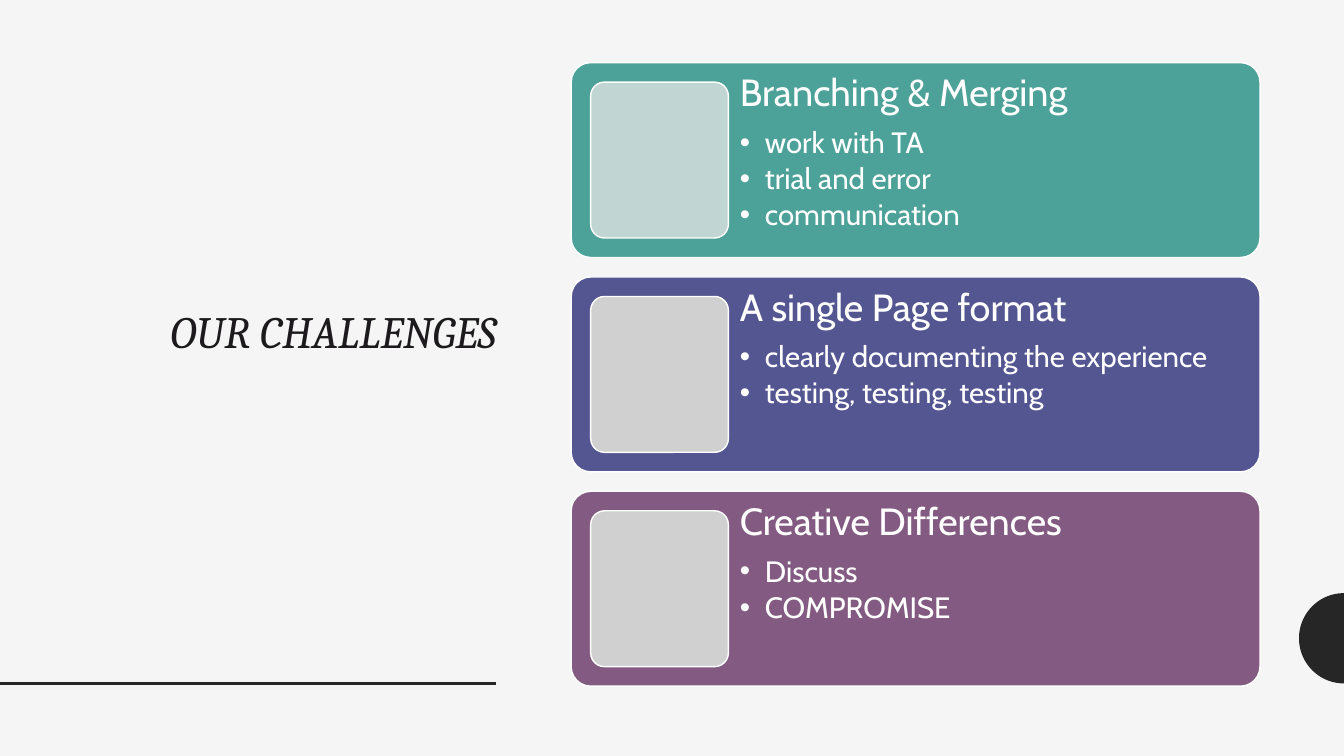
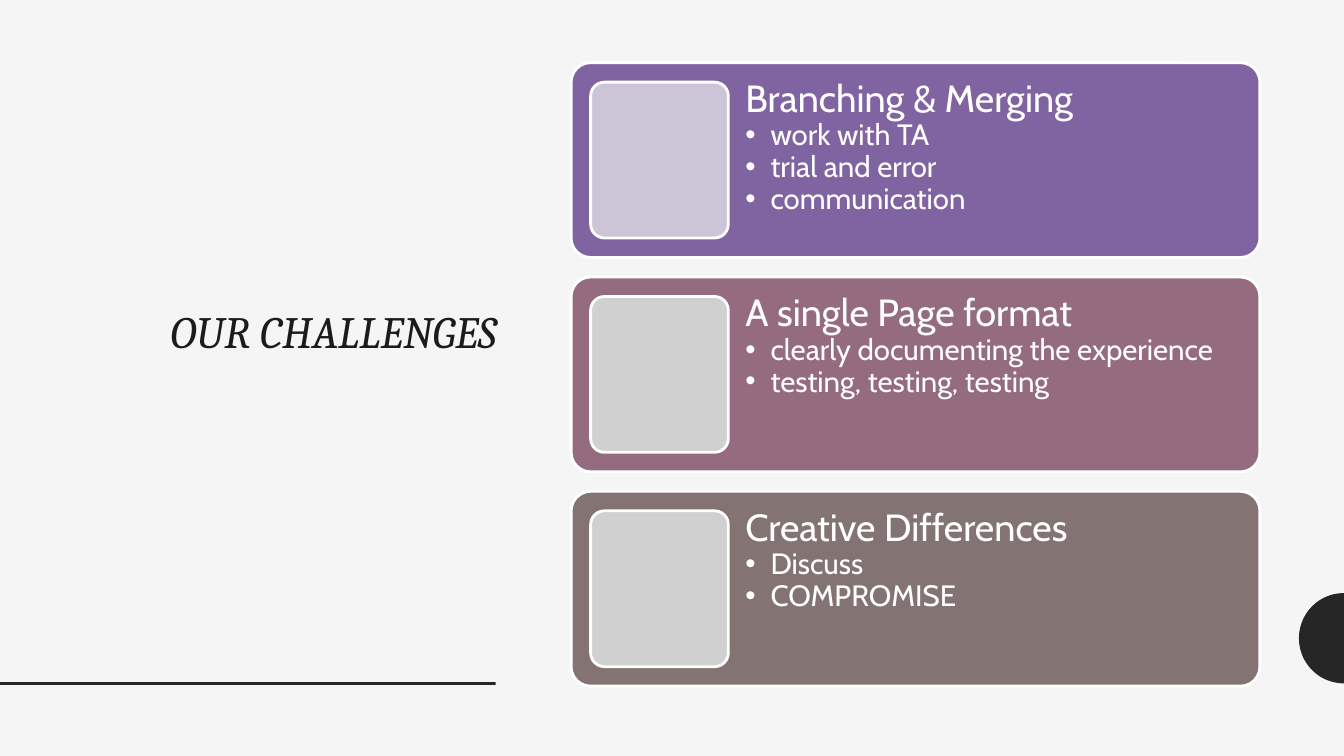
Before and after one commit to ZacKeilholz/CineMunchies, a slide deck: slide 12 of Team Urkel v04.pptx. Drawn at 1344x756 pixels with LibreOffice and Linux fonts; fonts in the diff are those of the drawing; grey boxes stand for pictures. Boxes give left, top, right and bottom in pixels: in the first picture for what was removed or moved away, otherwise in the second. Text is boxed around its words. In the diff, an @@ line names an element or a change of style, - is before the commit and + after.

```diff
--- a/Team Urkel v04.pptx
+++ b/Team Urkel v04.pptx
@@ rounded rectangle "Branching & Merging": place and size @@
-rounded rectangle "Branching & Merging" at (740,77,1067,226)
+rounded rectangle "Branching & Merging" at (572,63,1260,257)
@@ rounded rectangle "Branching & Merging" at (572,63,1260,257): less space between paragraphs; fill none to #8064A2; outline none to #FFFFFF 2 pt @@
@@ rounded rectangle removed at (572,63,1260,257) @@
@@ rounded rectangle at (591,82,729,238): fill #C2D7D4 to #CDC6D7; outline #FFFFFF 1 pt to #FFFFFF 2 pt @@
@@ rounded rectangle "A single Page format": place and size @@
-rounded rectangle "A single Page format" at (740,292,1208,411)
+rounded rectangle "A single Page format" at (572,277,1260,472)
@@ rounded rectangle "A single Page format" at (572,277,1260,472): less space between paragraphs; fill none to #946B7F; outline none to #FFFFFF 2 pt @@
@@ rounded rectangle removed at (572,277,1260,472) @@
@@ rounded rectangle "Creative Differences": place and size @@
-rounded rectangle "Creative Differences" at (740,506,1061,619)
+rounded rectangle "Creative Differences" at (572,491,1260,686)
@@ rounded rectangle "Creative Differences" at (572,491,1260,686): less space between paragraphs; fill none to #847D73; outline none to #FFFFFF 2 pt @@
@@ rounded rectangle removed at (572,491,1260,686) @@
```
Also in this commit, not shown: 14 other slides changed, 1 slide added, 1 slide removed, 1 other file.
